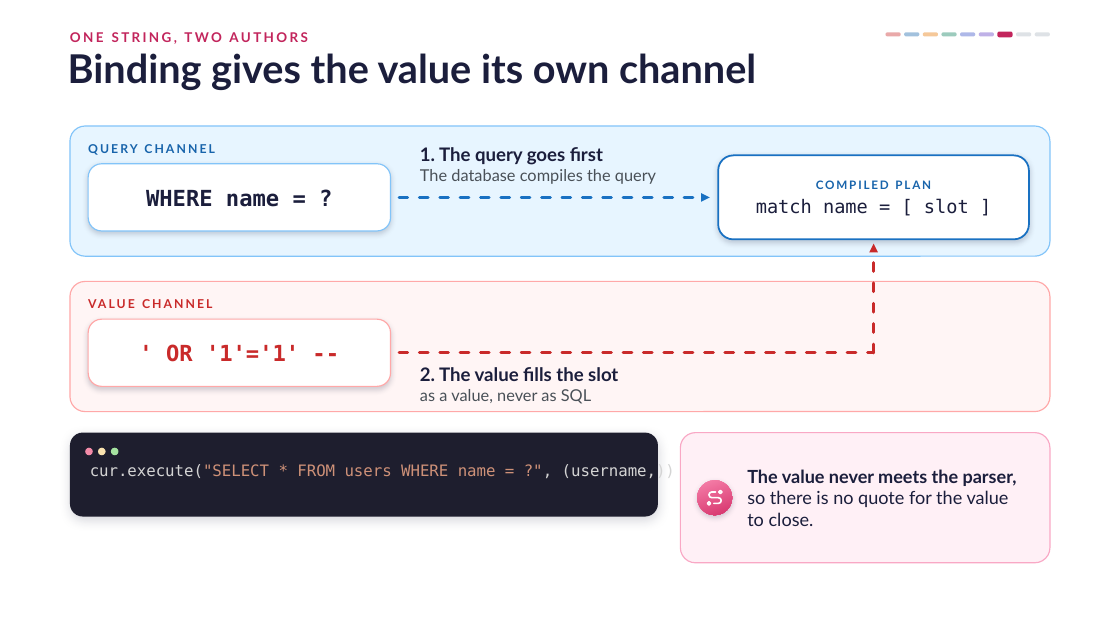
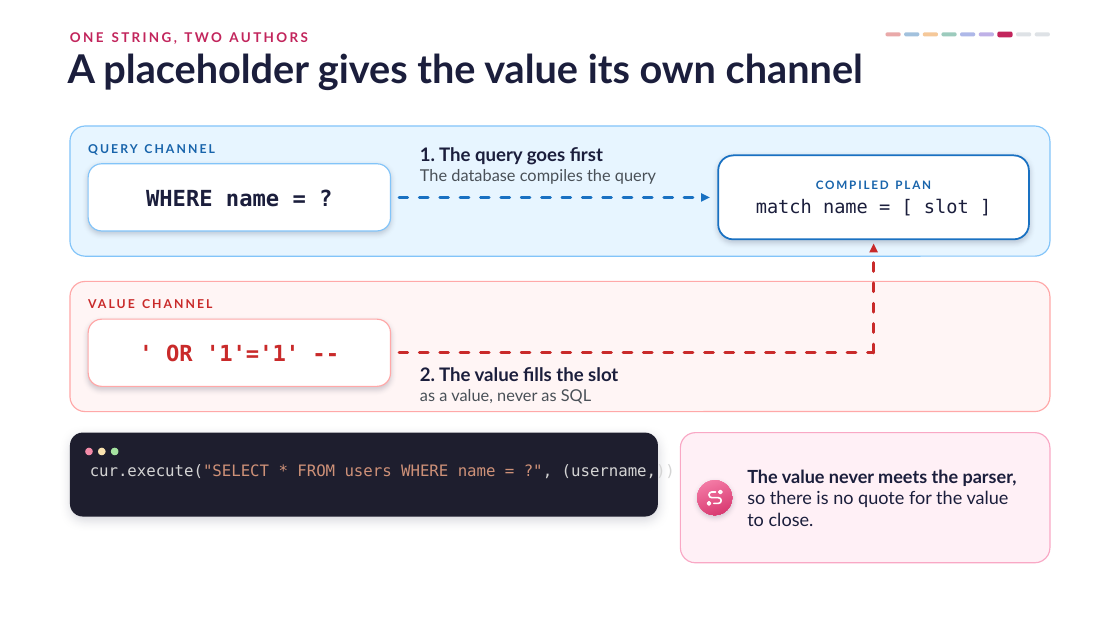
Before and after one commit to danielcregg/ai-assisted-programming, a slide deck: slide 28 of lectures-and-labs/week08/security-lecture.pptx (slide 26 before the commit). Drawn at 1120x630 pixels with LibreOffice and Linux fonts; fonts in the diff are those of the drawing; background and template pictures are left out. Boxes give left, top, right and bottom in pixels: in the first picture for what was removed or moved away, otherwise in the second. Text is boxed around its words. In the diff, an @@ line names an element or a change of style, - is before the commit and + after.

```diff
--- a/lectures-and-labs/week08/security-lecture.pptx
+++ b/lectures-and-labs/week08/security-lecture.pptx
@@ title at <box>68,53,863,90</box>: text changed @@
-Binding gives the value its own channel
+A placeholder gives the value its own channel
```
Also in this commit, not shown: 11 other slides changed, 2 slides added, 1 other file.
